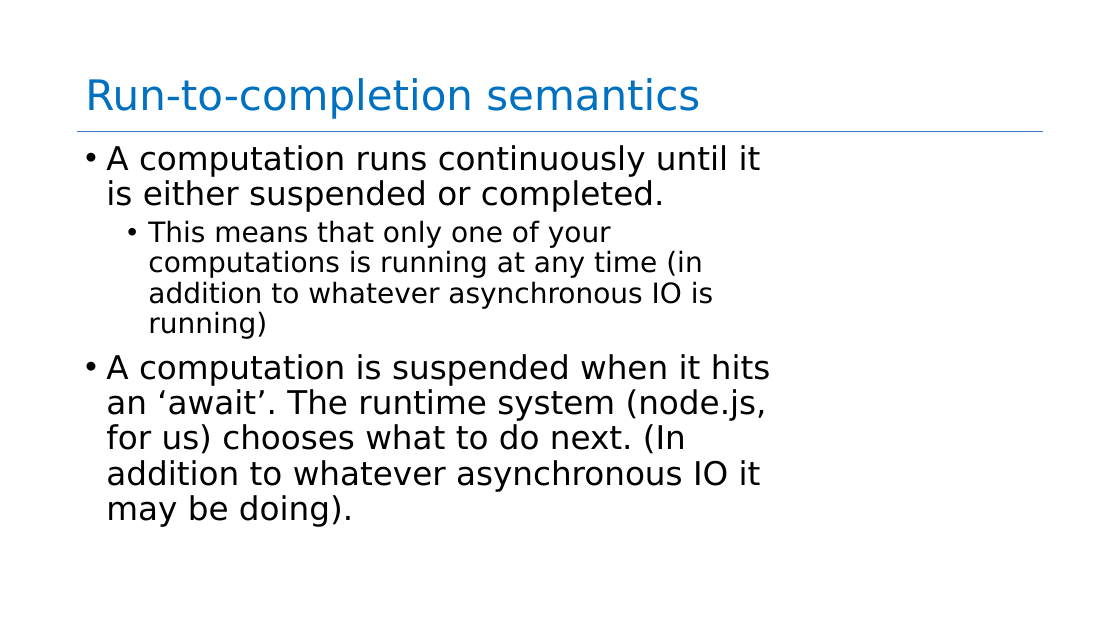
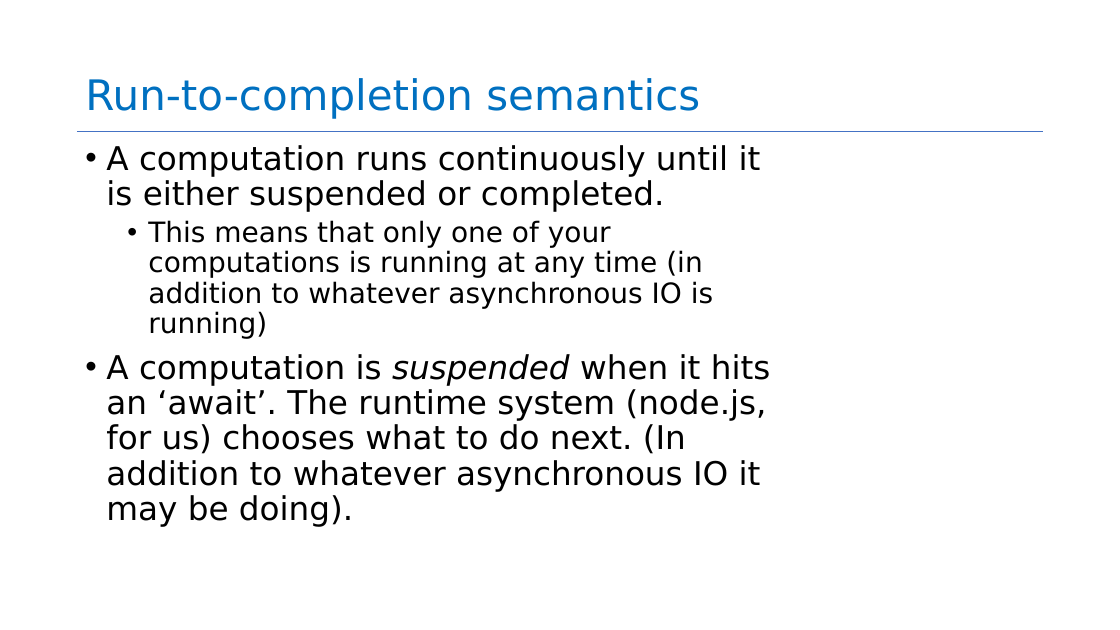
Before and after one commit to neu-se/CS4530-Fall-2023, a slide deck: slide 7 of Slides/Module 05 Concurrency Patterns in Typescript.pptx. Drawn at 1120x630 pixels with LibreOffice and Linux fonts; fonts in the diff are those of the drawing. Boxes give left, top, right and bottom in pixels: in the first picture for what was removed or moved away, otherwise in the second. Text is boxed around its words. In the diff, an @@ line names an element or a change of style, - is before the commit and + after.

Commit message:
updated slides to clarify behavior of await

```diff
--- a/Slides/Module 05 Concurrency Patterns in Typescript.pptx
+++ b/Slides/Module 05 Concurrency Patterns in Typescript.pptx
@@ text at box(106, 354, 771, 527): italic on in "suspended" @@
```
Also in this commit, not shown: 3 other slides changed, 1 other file.
